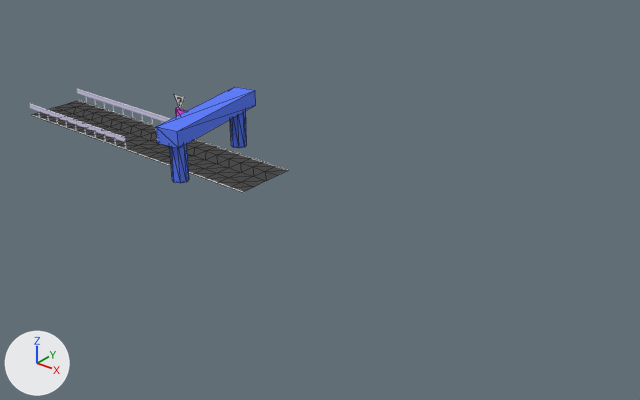
Two versions of the glTF model assets/overworld/3d/Gift_Plane.glb, one commit apart.
The view is the same before and after, from a 50 mm lens placed at (46.8, -34.8, 21.5), pointed at (18.2, 1.0, -0.7). Arrows for +X, +Y and +Z are at lower left; the lights stay in place. The older version comes first. Mesh edges are drawn as thin lines on the coarser meshes. Where no turn or scale is listed for an object, it has been applied to the vertices.

Objects in the first picture: 'Back Rail Object', 'Cube', 'Cylinder.002', 'Road Object', 'Road Object.001' and 4 more.
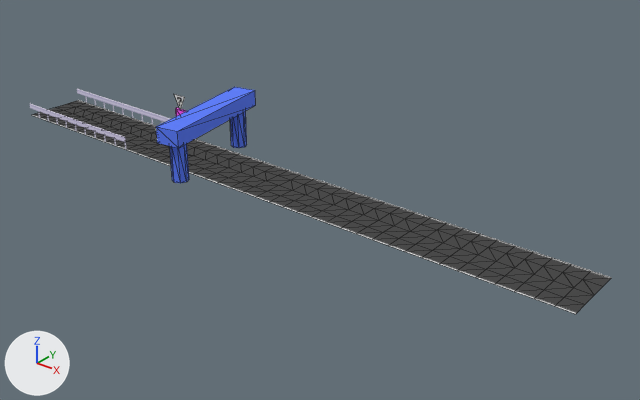
Location of each change, (x1, y1, x2, y2) in pixels of the pictures (640 x 400 px):
'Road Object.003', added
    after: (388, 218, 612, 314)
'Road Object.002', added
    after: (243, 170, 431, 245)

Patch to the scene script:
```diff
--- a/assets/overworld/3d/Gift_Plane.glb.py
+++ b/assets/overworld/3d/Gift_Plane.glb.py
@@ ob_road_object_003 @@
+ob_road_object_003 = bpy.data.objects.new('Road Object.003', me_road_mesh)
+ob_road_object_003.location = (26.5, 0.5, 0.0)
@@ ob_road_object_002 @@
+ob_road_object_002 = bpy.data.objects.new('Road Object.002', me_road_mesh)
+ob_road_object_002.location = (16.5, 0.5, 0.0)
```
